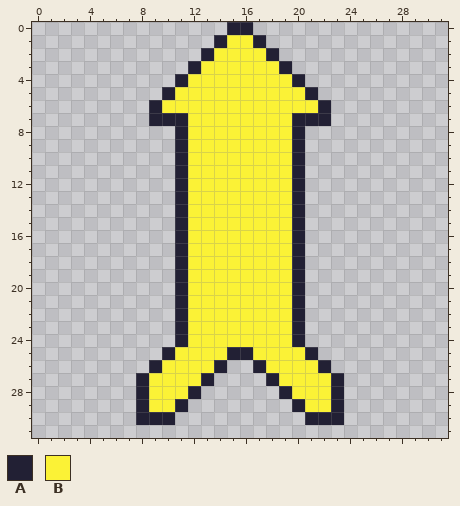
A pixel-art file gets an edit: Assets/Images/spinner.aseprite. Above, as it was before the edit.
32x32 pixels, 1 frame.
Palette (. is transparent): A #222034  B #fbf236
Pixels before, first column x 8:
 0 .......AA.......
 1 ......ABBA......
 2 .....ABBBBA.....
 3 ....ABBBBBBA....
 4 ...ABBBBBBBBA...
 5 ..ABBBBBBBBBBA..
 6 .ABBBBBBBBBBBBA.
 7 .AAABBBBBBBBAAA.
 8 ...ABBBBBBBBA...
 9 ...ABBBBBBBBA...
10 ...ABBBBBBBBA...
11 ...ABBBBBBBBA...
12 ...ABBBBBBBBA...
13 ...ABBBBBBBBA...
14 ...ABBBBBBBBA...
15 ...ABBBBBBBBA...
16 ...ABBBBBBBBA...
17 ...ABBBBBBBBA...
18 ...ABBBBBBBBA...
19 ...ABBBBBBBBA...
20 ...ABBBBBBBBA...
21 ...ABBBBBBBBA...
22 ...ABBBBBBBBA...
23 ...ABBBBBBBBA...
24 ...ABBBBBBBBA...
25 ..ABBBBAABBBBA..
26 .ABBBBA..ABBBBA.
27 ABBBBA....ABBBBA
28 ABBBA......ABBBA
29 ABBA........ABBA
30 AAA..........AAA
Now the later version:
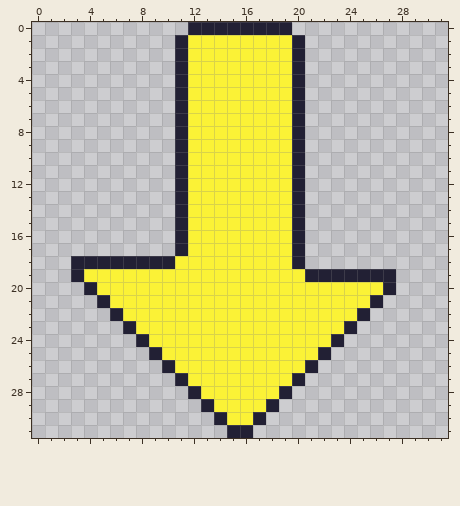
From the commit log: Started coding for spinner, still not pointing correctly
From old to new:
y 0: x 12..14 ... -> AAA; x 17..19 ... -> AAA
y 1: x 11..14 ...A -> ABBB; x 17..20 A... -> BBBA
y 2: x 11..13 ..A -> ABB; x 18..20 A.. -> BBA
y 3: x 11..12 .A -> AB; x 19..20 A. -> BA
y 5: x 10..11 AB -> .A; x 20..21 BA -> A.
y 6: x 9..11 ABB -> ..A; x 20..22 BBA -> A..
y 7: x 9..10 AA -> ..; x 21..22 AA -> ..
y 18: x 3..11 ........A -> AAAAAAAAB
y 19: x 3..11 ........A -> ABBBBBBBB; x 20..27 A....... -> BAAAAAAA
y 20: x 4..11 .......A -> ABBBBBBB; x 20..27 A....... -> BBBBBBBA
y 21: x 5..11 ......A -> ABBBBBB; x 20..26 A...... -> BBBBBBA
y 22: x 6..11 .....A -> ABBBBB; x 20..25 A..... -> BBBBBA
y 23: x 7..11 ....A -> ABBBB; x 20..24 A.... -> BBBBA
y 24: x 8..11 ...A -> ABBB; x 20..23 A... -> BBBA
y 25: x 9..10 .A -> AB; x 15..16 AA -> BB; x 21..22 A. -> BA
y 26: x 9..10 AB -> .A; x 14..17 A..A -> BBBB; x 21..22 BA -> A.
y 27: x 8..11 ABBB -> ...A; x 13..18 A....A -> BBBBBB; x 20..23 BBBA -> A...
y 28: x 8..11 ABBB -> ....; x 13..18 ...... -> BBBBBB; x 20..23 BBBA -> ....
y 29: x 8..11 ABBA -> ....; x 13..18 ...... -> ABBBBA; x 20..23 ABBA -> ....
y 30: x 8..10 AAA -> ...; x 14..17 .... -> ABBA; x 21..23 AAA -> ...
y 31: x 15..16 .. -> AA
Changed places in both pictures, as pixel boxes (x1, y1, x2, y2):
changed: (149, 22, 331, 126)
changed: (71, 256, 396, 438)
